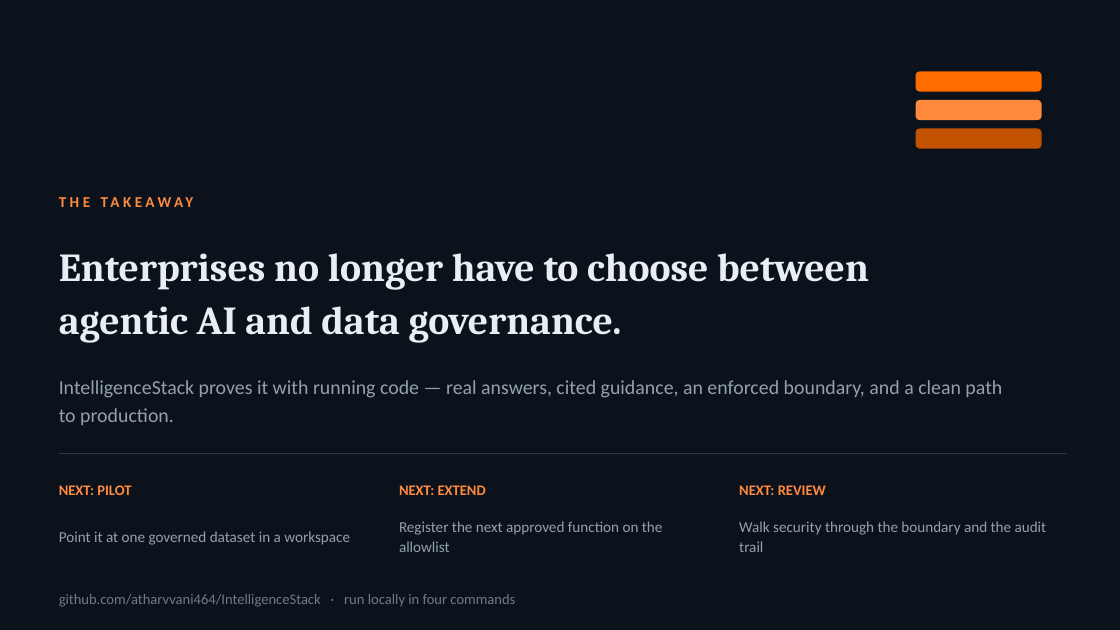
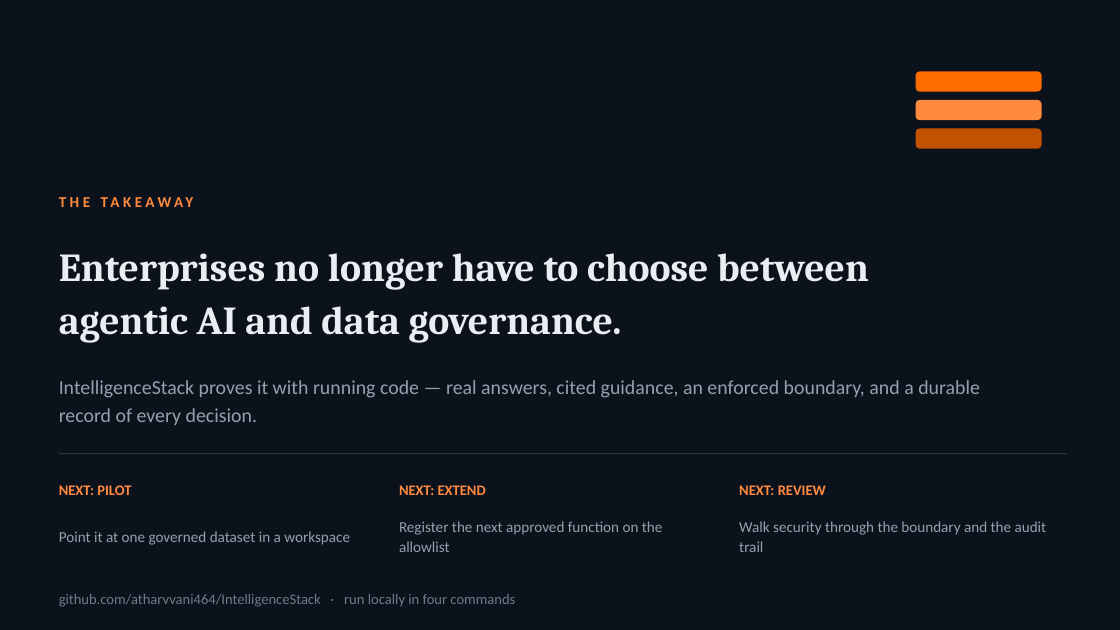
Before and after one commit to atharvvani464/IntelligenceStack, a slide deck: slide 14 of IntelligenceStack_Executive_Deck.pptx (slide 13 before the commit). Drawn at 1120x630 pixels with LibreOffice and Linux fonts; fonts in the diff are those of the drawing. Boxes give left, top, right and bottom in pixels: in the first picture for what was removed or moved away, otherwise in the second. Text is boxed around its words. In the diff, an @@ line names an element or a change of style, - is before the commit and + after.

```diff
--- a/IntelligenceStack_Executive_Deck.pptx
+++ b/IntelligenceStack_Executive_Deck.pptx
@@ text at box(59, 380, 980, 425): text changed @@
-IntelligenceStack proves it with running code — real answers, cited guidance, an enforced boundary, and a clean path to production.
+IntelligenceStack proves it with running code — real answers, cited guidance, an enforced boundary, and a durable record of every decision.
```
Also in this commit, not shown: 8 other slides changed, 1 slide added, 1 other file.
